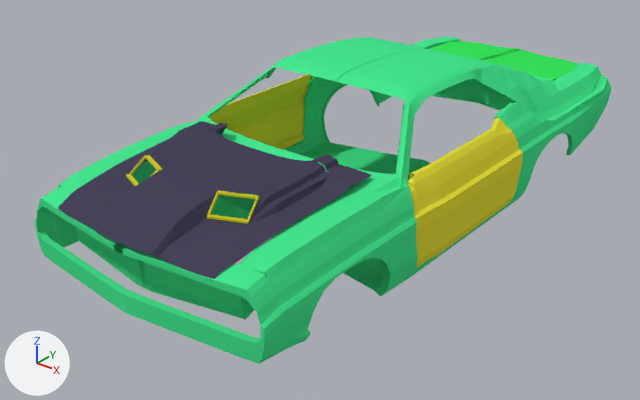
Before and after pictures for a commit that changed the Blender file Models/Vehicles/Land/Challenger70/challenger1970B.blend.
Before and after are seen from a 50 mm camera at (15.24, -16.08, 10.68) aimed at (-0.74, 3.9, -1.7). The lights are fixed; the arrows at lower left show +X, +Y and +Z.

The older version as bpy lines, for what is in view:
```python
ob_leftdoor = bpy.data.objects.new('LeftDoor', me_plane_003)
ob_leftdoor.parent = ob_challenger1970
ob_leftdoor.location = (4.204, 2.13, -1.37)
ob_leftdoor.rotation_euler = (0.0, 1.571, 0.0)  # degrees (0, 90, 0)
ob_leftdoor.scale = (0.15, 0.14, 1.0)
ob_rightdoor = bpy.data.objects.new('RightDoor', me_plane_009)
ob_rightdoor.parent = ob_challenger1970
ob_rightdoor.location = (-4.152, 2.113, -1.387)
ob_rightdoor.rotation_euler = (-0.0144, 4.645, -0.00751)  # degrees (-0.8, 266, -0.4)
ob_rightdoor.scale = (0.15, 0.14, 1.0)
ob_tailgate = bpy.data.objects.new('TailGate', me_plane_002)
ob_tailgate.parent = ob_challenger1970
ob_tailgate.location = (0.0587, 11.92, 1.114)
ob_tailgate.scale = (0.0936, 0.17, 1.0)
# also in view: 'Hood' at (0.0, -1.73, 1.01); 'Body' at (0.0, 5.42, 0.34)
```
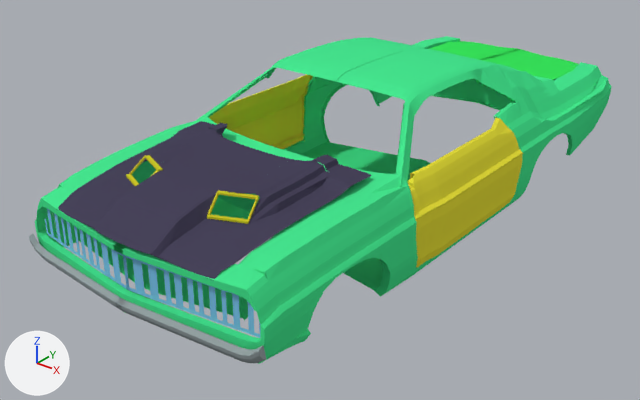
Pixel boxes [x1, y1, x2, y2] of what changed, in the pictures (640 x 400 px):
'Grilles', added (blue): after [44, 209, 261, 338]
'Bumper', added: after [29, 233, 266, 363]

What the commit changed:
Material 'Bumper' (mat_bumper) is new.
Its base color is (0.312, 0.365, 0.376) (grey #98a3a5).
Material 'GrillesColor' (mat_grillescolor) is new.
Its base color is (0.2, 0.545, 0.828) (blue #7cc3eb).
Mesh me_plane_004 is new.
It has 156 vertices, 114 faces and spans x -41.0..41.0, y -1.3..6.8, z -0.6..0.0.
It uses material mat_bumper (grey #98a3a5).
Mesh me_plane_005 is new.
It has 232 vertices, 134 faces and spans x -67.0..67.0, y -1.0..1.0, z 0.0..0.5.
It uses material mat_grillescolor (blue #7cc3eb).
Object 'Bumper' (ob_bumper) is new; it shows me_plane_004.
Its parent is ob_challenger1970.
Its matrix parent inverse is Matrix(((1.0, 0.0, 0.0, 0.0), (0.0, 1.0, 0.0, -6.061), (0.0, 0.0, 1.0, -1.279), (0.0, 0.0, 0.0, 1.0))).
Its location is (0.0176, -4.795, -0.919).
Its rotation in degrees is (27, 0, 0).
Its scale is (0.103, 0.0862, 1.0).
Object 'Grilles' (ob_grilles) is new; it shows me_plane_005.
Its parent is ob_challenger1970.
Its matrix parent inverse is Matrix(((1.0, 0.0, 0.0, 0.0), (0.0, 1.0, 0.0, -6.061), (0.0, 0.0, 1.0, -1.279), (0.0, 0.0, 0.0, 1.0))).
Its location is (0.0402, -4.551, -0.186).
Its rotation in degrees is (270, 0, 0).
Its scale is (0.0589, 0.519, 0.987).
